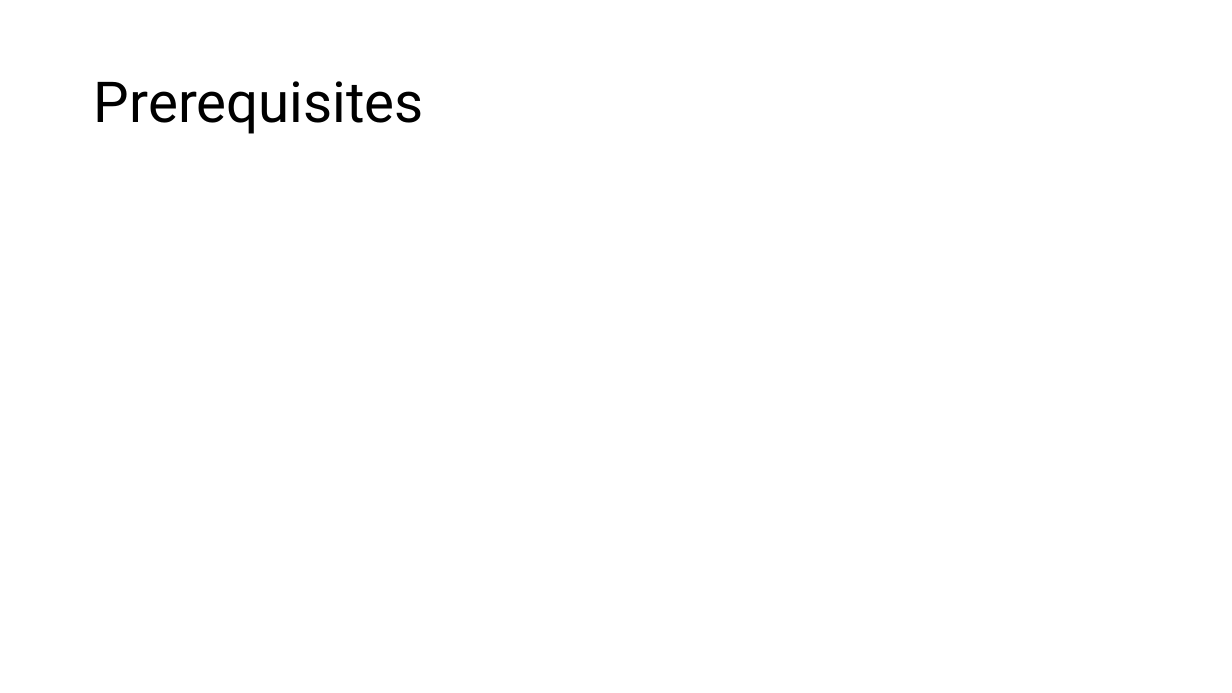
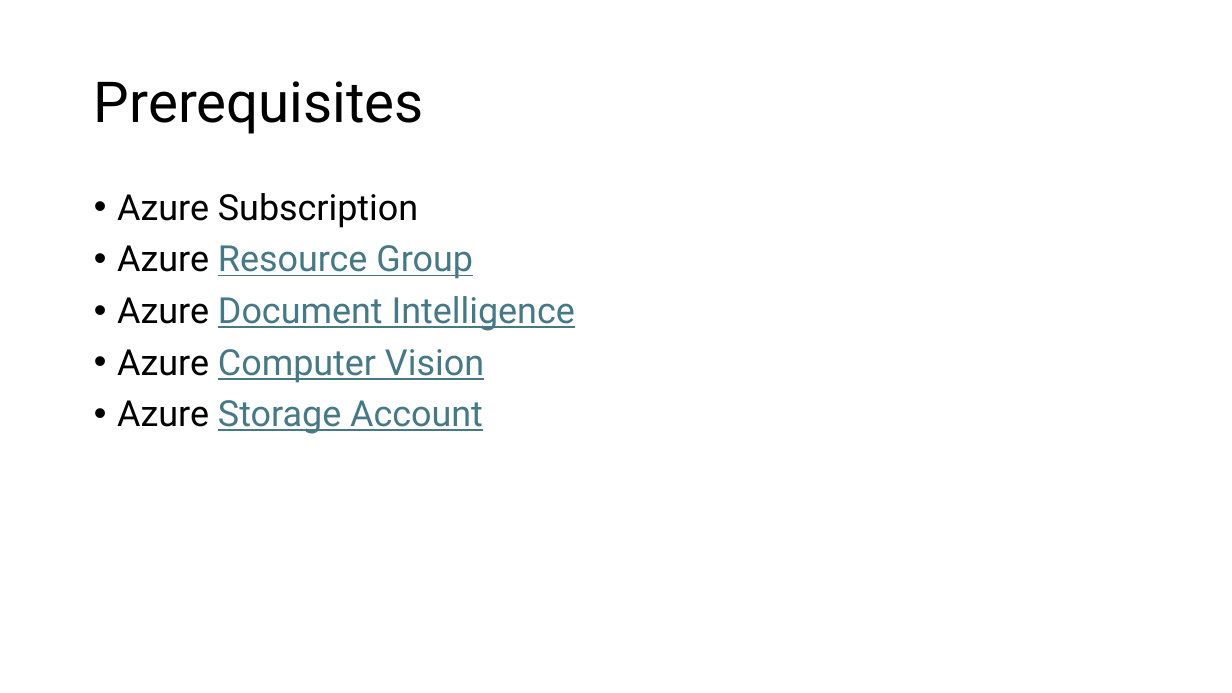
Before and after one commit to peterperov/DocumentIntelligence, a slide deck: slide 2 of Document OCR Demo.pptx. Drawn at 1232x693 pixels with LibreOffice and Linux fonts; fonts in the diff are those of the drawing. Boxes give left, top, right and bottom in pixels: in the first picture for what was removed or moved away, otherwise in the second. Text is boxed around its words. In the diff, an @@ line names an element or a change of style, - is before the commit and + after.

```diff
--- a/Document OCR Demo.pptx
+++ b/Document OCR Demo.pptx
@@ text added at [117,193,575,434], 28 pt, text #467886, underline @@
+• Azure Subscription
+• Azure Resource Group
+• Azure Document Intelligence
+• Azure Computer Vision
+• Azure Storage Account
```
Also in this commit, not shown: 7 other files.
